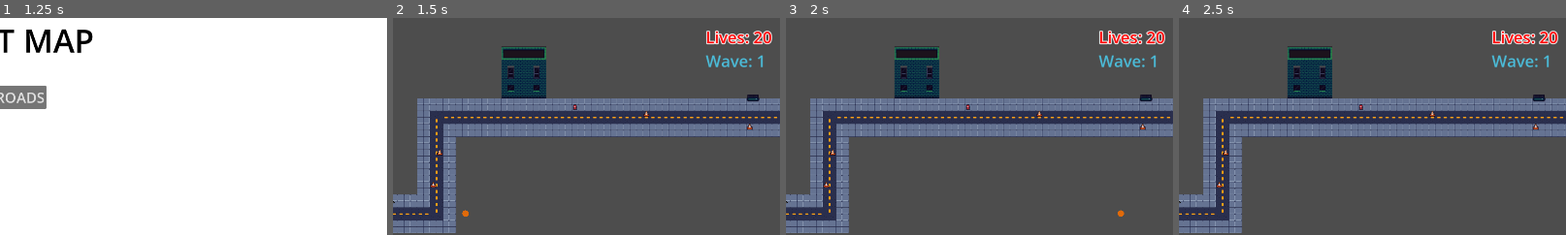
Above: before the commit, frames 1-4 (left to right).
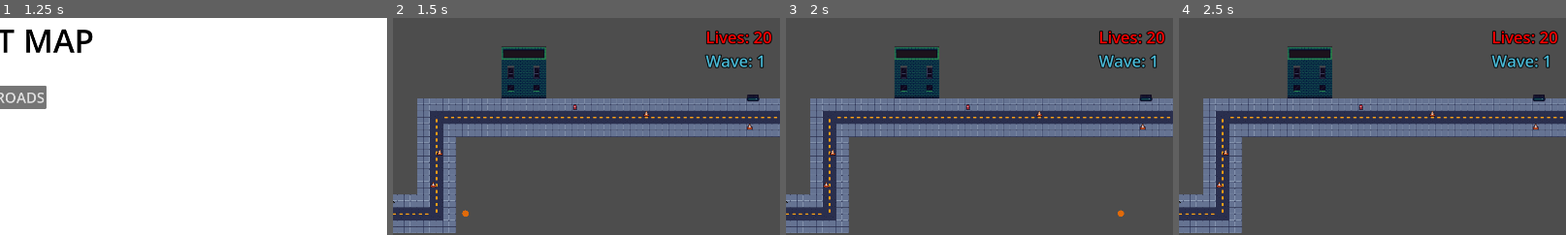
Above: after the commit, the same moments.

Repository: double0can/Raccoon-Rampage-TD
Game: Godot game, scene res://Scenes/Main Menu/main_menu.tscn
Same seed, same stepped clock (60 frames per second), same inputs: the game is played once before the commit and once after it.
Inputs:
- Up to frame 1 (1.25 s): click "PLAY" at 0.5 s
- Up to frame 2 (1.5 s): click "BACK ROADS" at 1.25 s
- Up to frame 3 (2 s): no input
- Up to frame 4 (2.5 s): no input
The pictures show only the part of the screen within x 50-100%, y 0-50%; the shares and areas given below are measured in that part.

Frame 1 is identical in both runs. In frame 2, 1.0% of the frame differs, in the area x 80-98%, y 5-24%; in frame 3, 1.0%; in frame 4, 1.0%.
Error after the commit: Invalid access to property or key 'moneyChanged' on a base object of type 'Node (GameManager.gd)'. (res://hud.gd:14)

Commit message:
implemented economy system

Diff:
--- a/Scenes/Enemies/enemy.gd
+++ b/Scenes/Enemies/enemy.gd
@@ -3,6 +3,7 @@
 @export var speed = 125
 @export var playerDamage = 1
 @export var health = 1
+@export var value = 3
 
 #built in function to call and object to move 60 times a second
 func _physics_process(delta: float) -> void:
@@ -29,4 +30,5 @@
 		die()
 
 func die() -> void:
+	GameManager.addMoney(value)
 	queue_free()
--- a/Scenes/HUD/HUD.tscn
+++ b/Scenes/HUD/HUD.tscn
@@ -1,6 +1,10 @@
-[gd_scene load_steps=2 format=3 uid="uid://ct3h6kcm1gyr3"]
+[gd_scene load_steps=6 format=3 uid="uid://ct3h6kcm1gyr3"]
 
 [ext_resource type="Script" uid="uid://hm54tw8h516j" path="res://hud.gd" id="1_jg6e1"]
+[ext_resource type="Texture2D" uid="uid://djigo1dml81y7" path="res://Assets/Towers/raccoon.png" id="2_mdu8u"]
+[ext_resource type="Script" uid="uid://b43vx8cul31wu" path="res://Scenes/HUD/towerShopButton.gd" id="3_eqxii"]
+[ext_resource type="Script" uid="uid://cmhd65l0t78mn" path="res://Scenes/HUD/shopToggleButton.gd" id="3_etpdp"]
+[ext_resource type="PackedScene" uid="uid://7i3jv72difew" path="res://Scenes/Towers/default_tower.tscn" id="4_7nfgj"]
 
 [node name="HUD" type="CanvasLayer"]
 script = ExtResource("1_jg6e1")
@@ -23,11 +27,17 @@
 [node name="LivesUI" type="Label" parent="MarginContainer/VBoxContainer"]
 layout_mode = 2
 theme_override_colors/font_color = Color(1, 0, 0, 1)
-theme_override_colors/font_outline_color = Color(1, 1, 1, 1)
 theme_override_constants/outline_size = 9
 theme_override_font_sizes/font_size = 40
 
 [node name="waveUI" type="Label" parent="MarginContainer/VBoxContainer"]
 layout_mode = 2
 theme_override_colors/font_color = Color(0.2932125, 0.7356472, 0.84950006, 1)
+theme_override_constants/outline_size = 9
 theme_override_font_sizes/font_size = 40
+
+[node name="moneyUI" type="Label" parent="MarginContainer/VBoxContainer"]
+layout_mode = 2
+theme_override_colors/font_color = Color(18.892157, 14.701634, 0, 1)
+theme_override_constants/outline_size = 9
+theme_override_font_sizes/font_size = 40
--- a/hud.gd
+++ b/hud.gd
@@ -2,7 +2,7 @@
 
 @onready var livesUI: Label = $MarginContainer/VBoxContainer/LivesUI
 @onready var waveUI: Label = $MarginContainer/VBoxContainer/waveUI
-
+@onready var moneyUI: Label = $MarginContainer/VBoxContainer/moneyUI
 
 func _ready() -> void:
 	GameManager.livesChanged.connect(_on_lives_changed)
@@ -11,8 +11,14 @@
 	GameManager.waveChanged.connect(_on_wave_changed)
 	_on_wave_changed(GameManager.currentWave)
 
+	GameManager.moneyChanged.connect(_on_money_changed)
+	_on_money_changed(GameManager.money)
+
 func _on_lives_changed(currentLives: int) -> void:
 	livesUI.text = "Lives: " + str(currentLives)
 
 func _on_wave_changed(currentWave: int) -> void:
 	waveUI.text = "Wave: " + str(currentWave)
+
+func _on_money_changed(currentMoney: int) -> void:
+	moneyUI.text = "$" + str(currentMoney)
